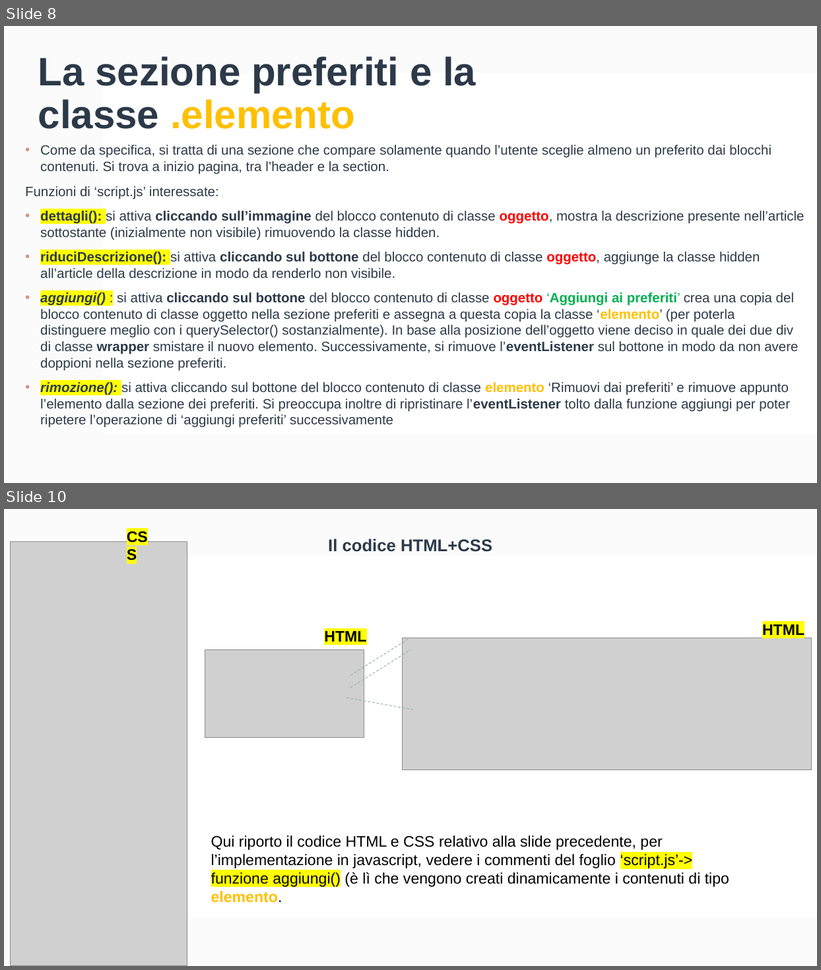
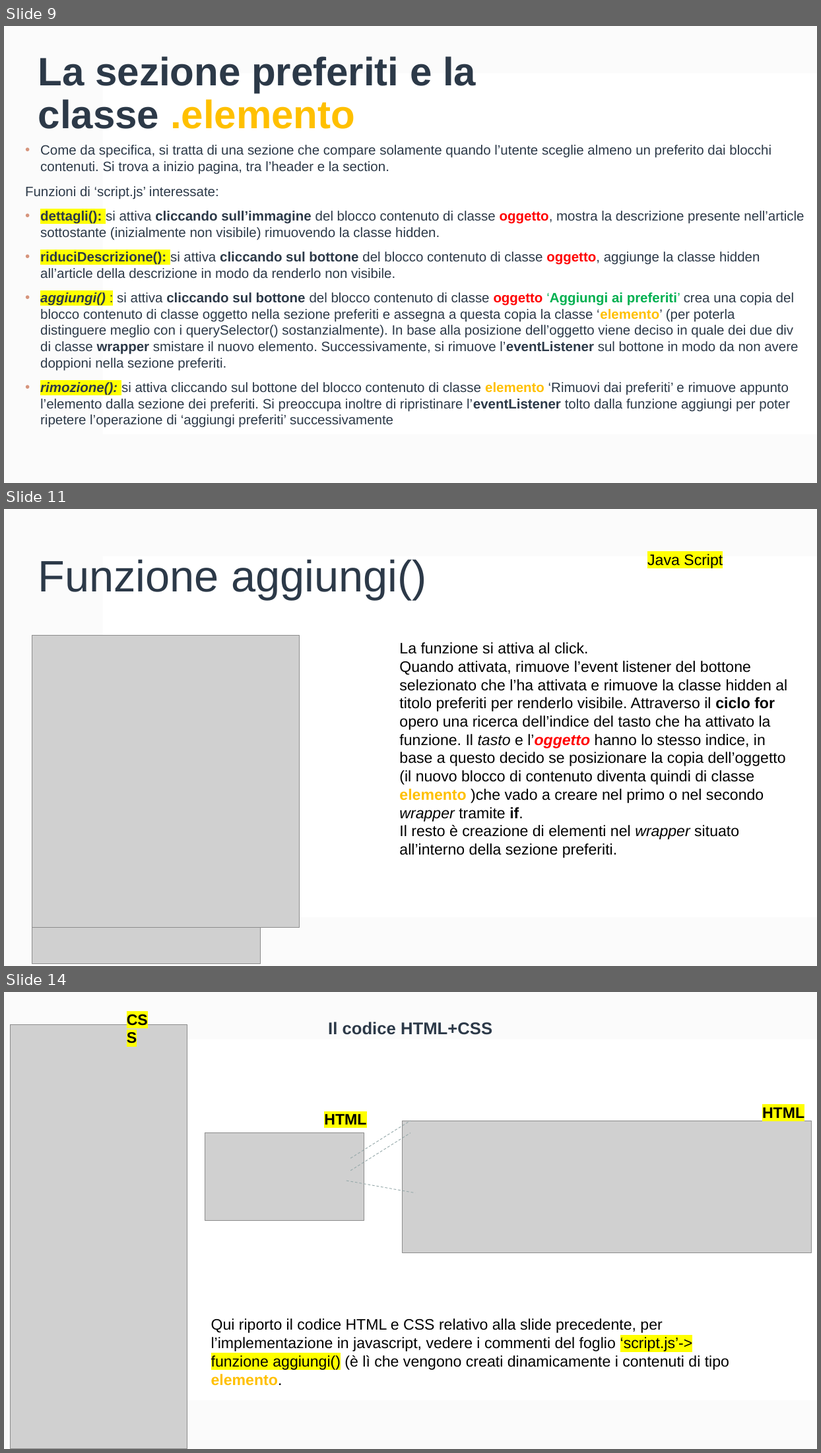
Before and after one commit to FrancescoCt/mhw2, a slide deck: mhw2.pptx. Shown one above the other, each under a label of ours: slides 8 and 10 before the commit, slides 9, 11 and 14 after it; the slides between them are not shown. The pictures are 821x970 and 821x1453 pixels, drawn with LibreOffice and Linux fonts; fonts in the diff are those of the drawing; grey boxes stand for pictures. Boxes give left, top, right and bottom in pixels: in the first picture for what was removed or moved away, otherwise in the second. Text is boxed around its words. In the diff, an @@ line names an element or a change of style, - is before the commit and + after.

```diff
--- a/mhw2.pptx
+++ b/mhw2.pptx
@@ slide 11 added at [4, 509, 817, 966], background #FFFFFF; not listed: 2 template elements that a slide beside it also shows @@
@@ title added at [38, 559, 426, 599], 52 pt, text #2C3948 @@
+Funzione aggiungi()
@@ text added at [648, 554, 723, 568], 18 pt, text #000000 @@
+Java Script
@@ picture added at [32, 636, 300, 928] @@
@@ text added at [399, 642, 787, 858], 18 pt, text #000000 @@
+La funzione si attiva al click.
+Quando attivata, rimuove l’event listener del bottone selezionato che l’ha attivata e rimuove la classe hidden al titolo preferiti per renderlo visibile. Attraverso il ciclo for opero una ricerca dell’indice del tasto che ha attivato la funzione. Il tasto e l’oggetto hanno lo stesso indice, in base a questo decido se posizionare la copia dell’oggetto (il nuovo blocco di contenuto diventa quindi di classe elemento )che vado a creare nel primo o nel secondo wrapper tramite if.
+Il resto è creazione di elementi nel wrapper situato all’interno della sezione preferiti.
@@ picture added at [32, 928, 261, 964] @@
@@ what was slide 8 is now slide 9 @@
@@ what was slide 10 is now slide 14 @@
```
Also in this commit, not shown: 5 other slides added.
